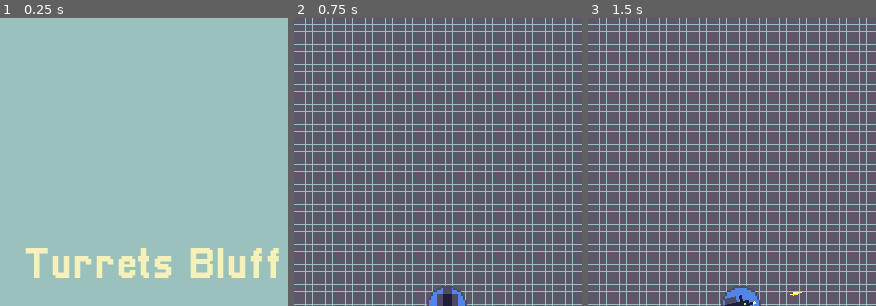
Above: before the commit, frames 1-3 (left to right).
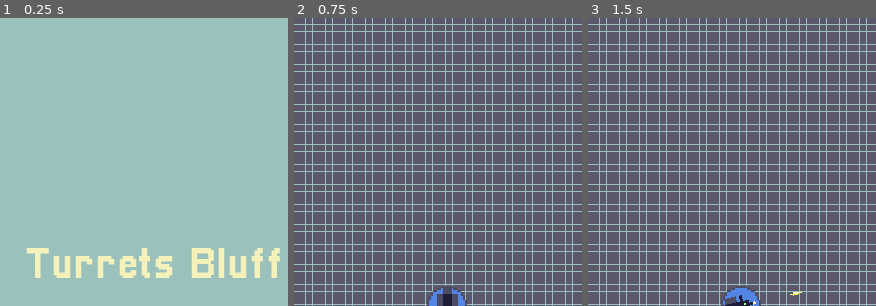
Above: after the commit, the same moments.

Repository: MARIUCHINAS/Turrets-Bluff
Game: Godot game, scene res://Scenes/main.tscn
The game is run twice, just before and just after one commit, with the same random seed, the same clock (stepped at 60 frames per second) and the same inputs.
Inputs (mouse positions are % of the whole screen's width and height, from its top left):
- Up to frame 1 (0.25 s): no input
- Up to frame 2 (0.75 s): click "Start Game" at 0.5 s
- Up to frame 3 (1.5 s): move the mouse to (72, 45) at 1.27 s; press the mouse at (72, 45) at 1.28 s
The pictures show only the part of the screen within x 23-73%, y 0-50%; the shares and areas given below are measured in that part.

The runs differ from the first frame. In frame 1, 1.0% of the frame differs, in the area x 9-98%, y 79-91%; in frame 2, nothing differs; in frame 3, nothing differs.

Commit message:
Added Death Screen

Diff:
--- a/Scenes/hud.tscn
+++ b/Scenes/hud.tscn
@@ -59,6 +59,7 @@
 theme_override_fonts/font = SubResource("FontVariation_1njox")
 theme_override_font_sizes/font_size = 44
 text = "Turrets Bluff"
+horizontal_alignment = 1
 
 [node name="HealthBar" parent="." instance=ExtResource("3_5fy4m")]
 offset_left = 14.0
--- a/Scripts/hud.gd
+++ b/Scripts/hud.gd
@@ -3,6 +3,8 @@
 signal game_started
 
 var health = 100
+
+var firstTime = true
 
 # Called when the node enters the scene tree for the first time.
 func _ready():
@@ -26,13 +28,16 @@
 
 # Called every frame. 'delta' is the elapsed time since the previous frame.
 func _process(delta):
-	pass
+	if !firstTime:
+		$GameNameLabel.text = "You died"
+		$StartButton.text = "Try Again?"
 
 func _physics_process(delta):
 	pass
 
 
 func _on_start_button_button_up():
+	firstTime = false
 	hide_stuff()
 	show_stuff()
 	emit_signal("game_started")
